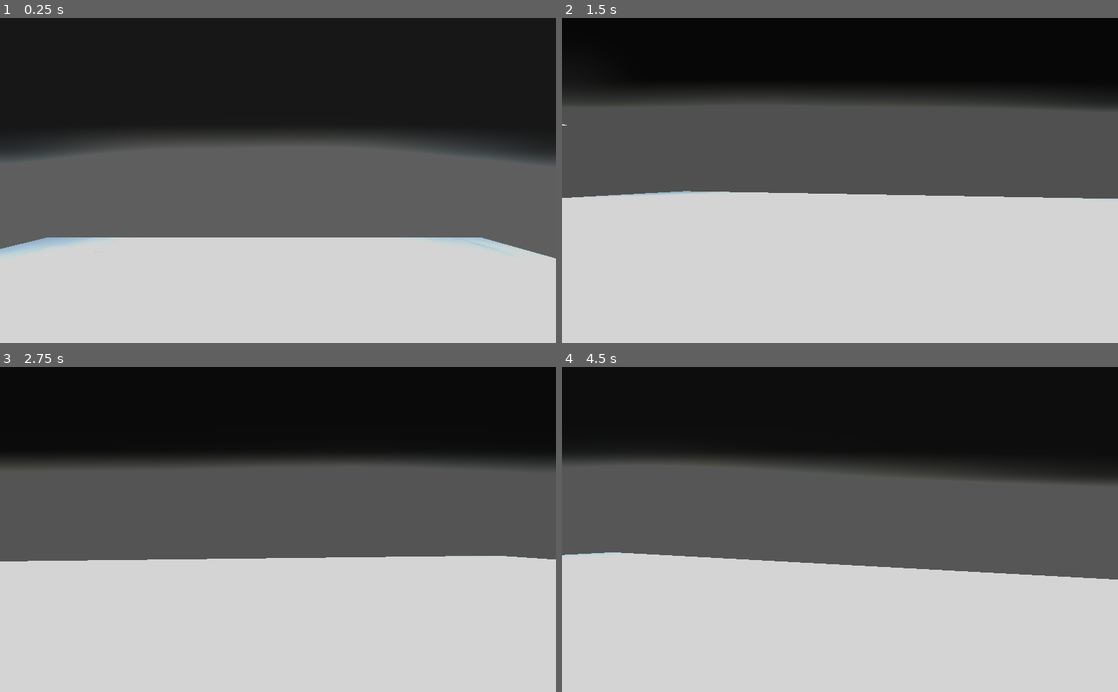
Above: before the commit, frames 1-4 (two rows, left to right).
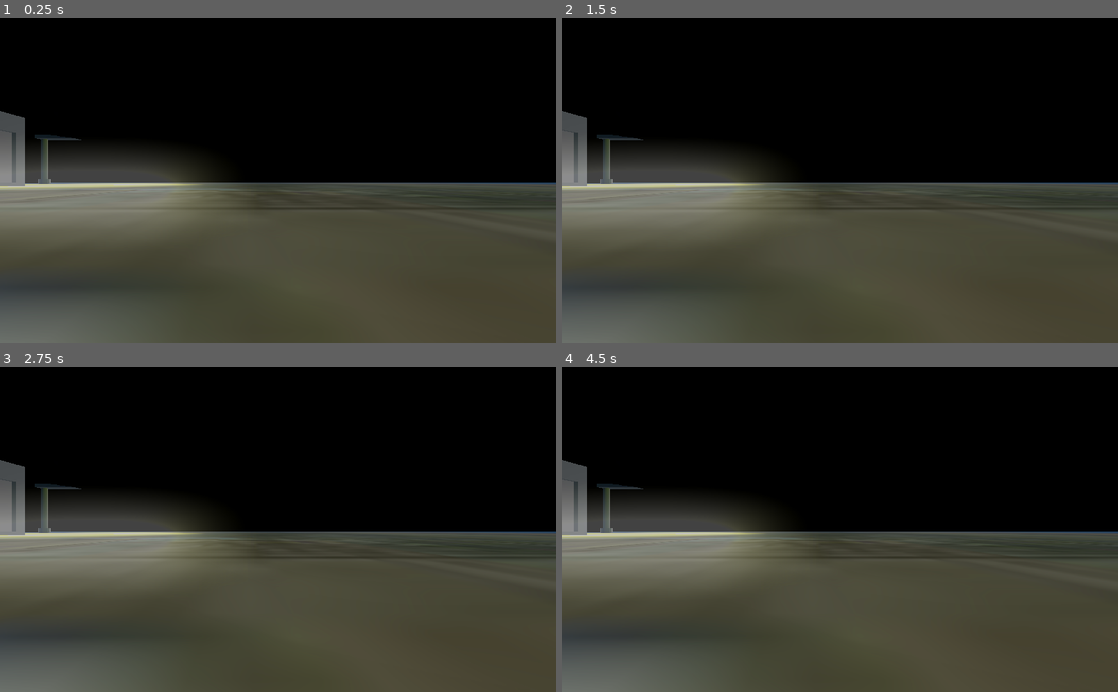
Above: after the commit, the same moments.

Repository: shopVR/shopVR
Game: Godot game, scene res://World.tscn
Two runs of this game, one before a commit and one after it. Both use one fixed random seed, a clock stepped at 60 frames per second and the inputs below.
Inputs (mouse positions are in pixels of both pictures, inside the frame that each line leads up to):
- Up to frame 1 (0.25 s): no input
- Up to frame 2 (1.5 s): move the mouse to (867, 180) at 0.52 s; hold W (move_forward) from 0.53 s (still down); tap Space (move_jump) at 0.77 s; move the mouse to (812, 180) at 1.27 s
- Up to frame 3 (2.75 s): keep holding W (move_forward); tap Space (move_jump) at 1.52 s; move the mouse to (289, 523) at 2.02 s
- Up to frame 4 (4.5 s): keep holding W (move_forward); tap Enter at 2.75 s; move the mouse to (834, 536) at 2.77 s; tap Space (move_jump) at 3.02, 3.77 s; move the mouse to (878, 532) at 3.52 s; move the mouse to (795, 526) at 4.27 s

The runs differ from the first frame. In frame 1, 63% of the frame differs, in the area x 0-100%, y 28-100%; in frame 2, 75%, in the area x 0-100%, y 19-100%; in frame 3, 70%; in frame 4, 69%.

Commit message:
Add VR Components

Diff:
--- a/Godot/3PPlayer.tscn
+++ b/Godot/3PPlayer.tscn
@@ -1,4 +1,6 @@
-[gd_scene load_steps=5 format=2]
+[gd_scene load_steps=6 format=2]
+
+[ext_resource path="res://VRPlayerLocomotion.tscn" type="PackedScene" id=1]
 
 [sub_resource type="SpatialMaterial" id=1]
 albedo_color = Color( 0.690196, 0.0941176, 0.0941176, 1 )
@@ -34,3 +36,5 @@
 mesh = SubResource( 4 )
 
 [node name="Camera" type="Camera" parent="Head"]
+
+[node name="VRPlayerLocomotion" parent="." instance=ExtResource( 1 )]
--- /dev/null
+++ b/Godot/VRDebugHUD.gd
@@ -0,0 +1,35 @@
+extends Control
+
+export var enabled = true;
+
+var format = "%10.3f"	#display up to 10 digits, with 3 digits behind comma
+
+func _ready():
+	if (enabled):
+		visible = true
+	else:
+		visible = false
+
+func displayHUD(transform):
+	# labels for Basis and Origin
+	$BasisLabel.set_text("Basis")
+	$OriginLabel.set_text("Origin")
+	# data
+	if (transform is Transform):
+		# Basis data
+		$BasisLabel/X_X.set_text(str(format % transform.basis.x.x))
+		$BasisLabel/X_Y.set_text(str(format % transform.basis.x.y))
+		$BasisLabel/X_Z.set_text(str(format % transform.basis.x.z))
+		$BasisLabel/Y_X.set_text(str(format % transform.basis.y.x))
+		$BasisLabel/Y_Y.set_text(str(format % transform.basis.y.y))
+		$BasisLabel/Y_Z.set_text(str(format % transform.basis.y.z))
+		$BasisLabel/Z_X.set_text(str(format % transform.basis.z.x))
+		$BasisLabel/Z_Y.set_text(str(format % transform.basis.z.y))
+		$BasisLabel/Z_Z.set_text(str(format % transform.basis.z.z))
+		#Origin data
+		$OriginLabel/Origin_X.set_text(str(format % transform.origin.x))
+		$OriginLabel/Origin_Y.set_text(str(format % transform.origin.y))
+		$OriginLabel/Origin_Z.set_text(str(format % transform.origin.z))
+
+func setStatus(statusText):
+	$Status.set_text(statusText)
--- /dev/null
+++ b/Godot/VRDebugHUD.tscn
@@ -0,0 +1,139 @@
+[gd_scene load_steps=3 format=2]
+
+[ext_resource path="res://Redkost Comic.otf" type="DynamicFontData" id=1]
+
+[sub_resource type="DynamicFont" id=1]
+size = 80
+font_data = ExtResource( 1 )
+
+[node name="VRDebugHUD" type="Control"]
+margin_left = 7.0
+margin_top = 116.0
+margin_right = 1027.0
+margin_bottom = 196.0
+size_flags_horizontal = 3
+size_flags_vertical = 3
+
+[node name="BasisLabel" type="Label" parent="."]
+margin_left = 2.0
+margin_top = 1.0
+margin_right = 1017.0
+margin_bottom = 86.0
+custom_fonts/font = SubResource( 1 )
+text = "HMD Translate"
+
+[node name="X_X" type="Label" parent="BasisLabel"]
+margin_left = 5.0
+margin_top = 95.0
+margin_right = 166.0
+margin_bottom = 180.0
+custom_fonts/font = SubResource( 1 )
+text = "X_X"
+
+[node name="X_Y" type="Label" parent="BasisLabel"]
+margin_left = 262.0
+margin_top = 94.0
+margin_right = 417.0
+margin_bottom = 179.0
+custom_fonts/font = SubResource( 1 )
+text = "X_Y"
+
+[node name="X_Z" type="Label" parent="BasisLabel"]
+margin_left = 520.0
+margin_top = 91.0
+margin_right = 682.0
+margin_bottom = 176.0
+custom_fonts/font = SubResource( 1 )
+text = "X_Z"
+
+[node name="Y_X" type="Label" parent="BasisLabel"]
+margin_left = 3.0
+margin_top = 193.0
+margin_right = 158.0
+margin_bottom = 278.0
+custom_fonts/font = SubResource( 1 )
+text = "Y_X"
+
+[node name="Y_Y" type="Label" parent="BasisLabel"]
+margin_left = 257.0
+margin_top = 189.0
+margin_right = 406.0
+margin_bottom = 274.0
+custom_fonts/font = SubResource( 1 )
+text = "Y_Y"
+
+[node name="Y_Z" type="Label" parent="BasisLabel"]
+margin_left = 521.0
+margin_top = 184.0
+margin_right = 683.0
+margin_bottom = 269.0
+custom_fonts/font = SubResource( 1 )
+text = "Y_Z"
+
+[node name="Z_X" type="Label" parent="BasisLabel"]
+margin_left = 7.0
+margin_top = 306.0
+margin_right = 160.0
+margin_bottom = 391.0
+custom_fonts/font = SubResource( 1 )
+text = "Z_X"
+
+[node name="Z_Y" type="Label" parent="BasisLabel"]
+margin_left = 253.0
+margin_top = 302.0
+margin_right = 400.0
+margin_bottom = 387.0
+custom_fonts/font = SubResource( 1 )
+text = "Z_Y"
+
+[node name="Z_Z" type="Label" parent="BasisLabel"]
+margin_left = 521.0
+margin_top = 301.0
+margin_right = 683.0
+margin_bottom = 386.0
+custom_fonts/font = SubResource( 1 )
+text = "Z_Z"
+
+[node name="OriginLabel" type="Label" parent="."]
+margin_left = 17.0
+margin_top = 424.0
+margin_right = 1032.0
+margin_bottom = 509.0
+custom_fonts/font = SubResource( 1 )
+text = "HMD Origin"
+
+[node name="Origin_X" type="Label" parent="OriginLabel"]
+margin_left = -6.0
+margin_top = 108.0
+margin_right = 155.0
+margin_bottom = 193.0
+custom_fonts/font = SubResource( 1 )
+text = "X"
+
+[node name="Origin_Y" type="Label" parent="OriginLabel"]
+margin_left = 238.0
+margin_top = 111.0
+margin_right = 399.0
+margin_bottom = 196.0
+custom_fonts/font = SubResource( 1 )
+text = "Y"
+
+[node name="Origin_Z" type="Label" parent="OriginLabel"]
+margin_left = 507.0
+margin_top = 100.0
+margin_right = 668.0
+margin_bottom = 185.0
+custom_fonts/font = SubResource( 1 )
+text = "Z"
+
+[node name="Status" type="Label" parent="."]
+margin_left = 96.0
+margin_top = 658.0
+margin_right = 564.0
+margin_bottom = 743.0
+custom_fonts/font = SubResource( 1 )
+text = "..."
+align = 1
+__meta__ = {
+"_editor_description_": "Label that states what the VR Player is currently doing."
+}
--- /dev/null
+++ b/Godot/VRPlayerLocomotion.gd
@@ -0,0 +1,45 @@
+extends ARVROrigin
+
+onready var hud = $VRDebugHUD
+export var speed = 0.1
+
+# Called when the node enters the scene tree for the first time.
+func _ready():
+	# display available interfaces (debug only: can be deleted later)
+	var noInterfaces = ARVRServer.get_interface_count()
+	var interfaces = ARVRServer.get_interfaces()
+	for i in noInterfaces:
+		print(interfaces[i])
+	# find mobile interfaces
+	var arvr_interface = ARVRServer.find_interface("Native mobile");
+	# initialise the interface
+	if (arvr_interface and arvr_interface.initialize()):
+		get_viewport().arvr = true
+		get_viewport().hdr = false
+
+func _physics_process(delta):
+	# call HUD to display data
+
+	# y-value of the Y-axis of the basis vector is needed to determine if VRPlayer looks down (or up)
+	# specifically, the value decreases below 0 when the player looks down
+	var y_value = ARVRServer.get_hmd_transform().basis.y.y
+	# y-value of the Z-axis of the basis vector is needed to determine if VRPlayer looks down (or up)
+	# specifically, if this value increases above 0.4 (with y_value below 1) then the player looks down (below level)
+	# alternatively, if this value descreases below 0.4 (with y-value below 1) then the player looks upward (above level)
+	var z_value = ARVRServer.get_hmd_transform().basis.z.y
+
+	# determines the currently facing direction -- needed later for moving in that direction
+	var direction = -Vector3(
+		ARVRServer.get_hmd_transform().basis.z.x,
+		0,
+		ARVRServer.get_hmd_transform().basis.z.z)
+
+	# check on angle and decide how to move (using direction vector above)
+	if (y_value < 0.9 && z_value > 0.4):
+		# VRPlayer is looking downward (below level)
+		hud.setStatus("Forward")
+		translate(direction * speed)
+	elif (y_value < 0.9 && z_value < 0.4):
+		# VRPlayer is looking upward (above level)
+		hud.setStatus("Backward")
+		translate(-direction * speed)
--- /dev/null
+++ b/Godot/VRPlayerLocomotion.tscn
@@ -0,0 +1,14 @@
+[gd_scene load_steps=4 format=2]
+
+[ext_resource path="res://VRPlayerLocomotion.gd" type="Script" id=1]
+[ext_resource path="res://VRDebugHUD.gd" type="Script" id=2]
+[ext_resource path="res://VRDebugHUD.tscn" type="PackedScene" id=3]
+
+[node name="VRPlayerLocomotion" type="ARVROrigin"]
+script = ExtResource( 1 )
+
+[node name="ARVRCamera" type="ARVRCamera" parent="."]
+
+[node name="VRDebugHUD" parent="." instance=ExtResource( 3 )]
+script = ExtResource( 2 )
+enabled = false
--- a/Godot/World.tscn
+++ b/Godot/World.tscn
@@ -1,11 +1,10 @@
-[gd_scene load_steps=22 format=2]
+[gd_scene load_steps=21 format=2]
 
 [ext_resource path="res://Cashier.tscn" type="PackedScene" id=1]
 [ext_resource path="res://Cashier2.tscn" type="PackedScene" id=2]
 [ext_resource path="res://Bin.tscn" type="PackedScene" id=3]
 [ext_resource path="res://CashierDesk.tscn" type="PackedScene" id=4]
-[ext_resource path="res://3PPlayer.tscn" type="PackedScene" id=5]
-[ext_resource path="res://FPPlayer.gd" type="Script" id=6]
+[ext_resource path="res://VRPlayerLocomotion.tscn" type="PackedScene" id=5]
 [ext_resource path="res://RoyaltyFreeMusic.mp3" type="AudioStream" id=7]
 [ext_resource path="res://Store.tscn" type="PackedScene" id=8]
 [ext_resource path="res://SecurityCam.tscn" type="PackedScene" id=9]
@@ -30,7 +29,6 @@
 [sub_resource type="Environment" id=5]
 background_energy = 9.27
 ambient_light_color = Color( 0.909804, 0.933333, 0.929412, 1 )
-ambient_light_energy = 8.47
 fog_enabled = true
 auto_exposure_enabled = true
 auto_exposure_scale = 0.15
@@ -58,9 +56,8 @@
 
 [node name="World" type="Spatial"]
 
-[node name="FPPlayer" parent="." instance=ExtResource( 5 )]
-transform = Transform( 1, 0, 0, 0, 1.5, 0, 0, 0, 1, 61.0105, 14.2156, 2.1785 )
-script = ExtResource( 6 )
+[node name="VRPlayerLocomotion" parent="." instance=ExtResource( 5 )]
+transform = Transform( 1, 0, 0, 0, 1, 0, 0, 0, 1, 43.8887, 0, 0 )
 
 [node name="AudioStreamPlayer3D" type="AudioStreamPlayer3D" parent="."]
 transform = Transform( 1, 0, 0, 0, 1, 0, 0, 0, 1, 3.21353, 10.0271, 13.6505 )
@@ -181,8 +178,3 @@
 
 [node name="DirectionalLight" type="DirectionalLight" parent="."]
 transform = Transform( -0.355026, 0.834682, 0.421025, 0.934856, 0.316983, 0.159891, 0, 0.450363, -0.892845, -36.4306, 108.324, 17.1784 )
-
-[node name="OmniLight" type="OmniLight" parent="."]
-transform = Transform( 1, 0, 0, 0, 1, 0, 0, 0, 1, 14.642, 10.5345, -10.6288 )
-light_energy = 15.825
-omni_range = 39.244
Not shown, added: Godot/export_presets.cfg
